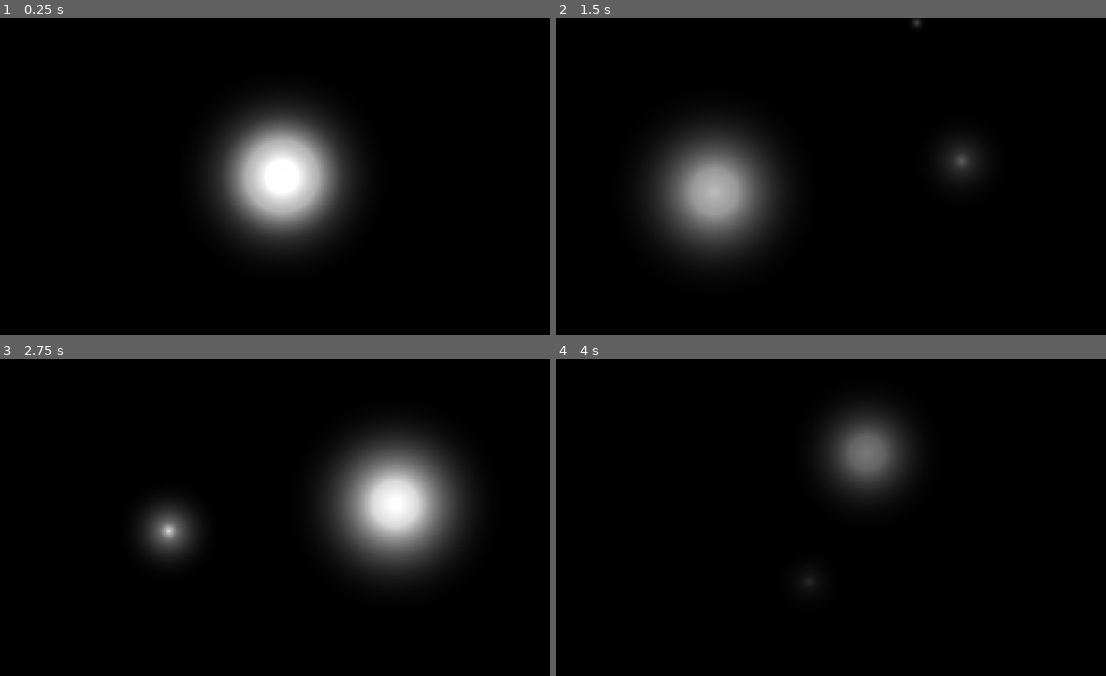
Above: before the commit, frames 1-4 (two rows, left to right).
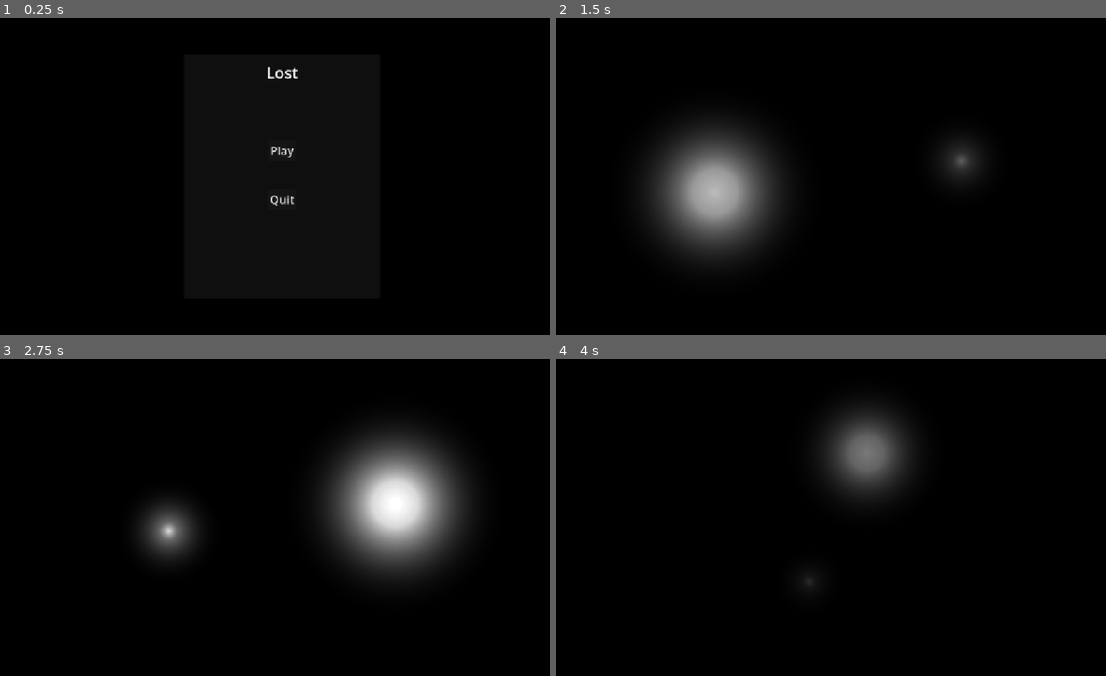
Above: after the commit, the same moments.

Repository: Auriosi/LostGame
Game: Godot game, scene res://Menu.tscn
Two runs of this game, one before a commit and one after it. Both use one fixed random seed, a clock stepped at 60 frames per second and the inputs below. Before the commit the project starts from res://Game.tscn.
Inputs (mouse positions are in pixels of both pictures, inside the frame that each line leads up to):
- Up to frame 1 (0.25 s): no input
- Up to frame 2 (1.5 s): click (836, 151) at 0.5 s, where only the run after the commit has a clickable "Play"; tap Enter at 1.25 s; move the mouse to (963, 160) at 1.27 s; hold D from 1.28 s (still down); tap Space (Conceal) at 1.35 s
- Up to frame 3 (2.75 s): move the mouse to (170, 533) at 2.02 s; release D at 2.03 s; hold S from 2.03 s (still down); tap Mouse wheel up (Zoom In) at 2.1 s
- Up to frame 4 (4 s): move the mouse to (897, 447) at 2.77 s; release S at 2.78 s; hold D 2.78-3.53 s; tap Mouse wheel down (Zoom Out) at 2.85 s; tap Space (Conceal) at 3.5, 3.6 s; move the mouse to (809, 580) at 3.52 s; hold W from 3.53 s (still down)

The runs differ from the first frame. In frame 1, 7.9% of the frame differs, in the area x 39-64%, y 15-71%; in frame 2, less than 0.1%; in frame 3, less than 0.1%; in frame 4, less than 0.1%.

Commit message:
added hate entity and main menu

Diff:
--- a/Game.tscn
+++ b/Game.tscn
@@ -1,7 +1,8 @@
 [gd_scene format=3 uid="uid://cuhpq2c2toh5n"]
 
-[ext_resource type="PackedScene" uid="uid://d0nnovlwvrq2x" path="res://Player.tscn" id="1_wbfu4"]
+[ext_resource type="PackedScene" uid="uid://d0nnovlwvrq2x" path="res://player.tscn" id="1_wbfu4"]
 [ext_resource type="PackedScene" uid="uid://cbv62wg4caqjc" path="res://Aspect.tscn" id="2_xkndl"]
+[ext_resource type="PackedScene" uid="uid://d12pqce22lfoa" path="res://hate.tscn" id="3_u44n3"]
 
 [node name="Game" type="Node2D" unique_id=803513325]
 
@@ -16,5 +17,5 @@
 [node name="Aspect2" parent="." unique_id=1473109528 instance=ExtResource("2_xkndl")]
 position = Vector2(-749, -196)
 
-[node name="Aspect3" parent="." unique_id=1102357904 instance=ExtResource("2_xkndl")]
-position = Vector2(423, -348)
+[node name="Hate" parent="." unique_id=1094046924 instance=ExtResource("3_u44n3")]
+position = Vector2(1256, -545)
--- /dev/null
+++ b/Menu.tscn
@@ -0,0 +1,71 @@
+[gd_scene format=3 uid="uid://ejxblv20w0wv"]
+
+[ext_resource type="Script" uid="uid://bbvxngvelal6s" path="res://menu.gd" id="1_uubjt"]
+
+[node name="Menu" type="Control" unique_id=2143974035]
+layout_mode = 3
+anchors_preset = 15
+anchor_right = 1.0
+anchor_bottom = 1.0
+grow_horizontal = 2
+grow_vertical = 2
+script = ExtResource("1_uubjt")
+
+[node name="Panel" type="Panel" parent="." unique_id=875838365]
+layout_mode = 1
+anchors_preset = 8
+anchor_left = 0.5
+anchor_top = 0.5
+anchor_right = 0.5
+anchor_bottom = 0.5
+offset_left = -200.0
+offset_top = -250.0
+offset_right = 200.0
+offset_bottom = 250.0
+grow_horizontal = 2
+grow_vertical = 2
+
+[node name="Label" type="Label" parent="Panel" unique_id=1798866604]
+layout_mode = 1
+anchors_preset = 5
+anchor_left = 0.5
+anchor_right = 0.5
+offset_left = -32.5
+offset_top = 15.0
+offset_right = 32.5
+offset_bottom = 60.0
+grow_horizontal = 2
+theme_override_font_sizes/font_size = 32
+text = "Lost"
+
+[node name="Play" type="Button" parent="Panel" unique_id=68354863]
+layout_mode = 1
+anchors_preset = 8
+anchor_left = 0.5
+anchor_top = 0.5
+anchor_right = 0.5
+anchor_bottom = 0.5
+offset_left = -28.0
+offset_top = -74.0
+offset_right = 28.0
+offset_bottom = -32.0
+grow_horizontal = 2
+grow_vertical = 2
+theme_override_font_sizes/font_size = 24
+text = "Play"
+
+[node name="Quit" type="Button" parent="Panel" unique_id=1352872259]
+layout_mode = 1
+anchors_preset = 8
+anchor_left = 0.5
+anchor_top = 0.5
+anchor_right = 0.5
+anchor_bottom = 0.5
+offset_left = -28.0
+offset_top = 26.0
+offset_right = 28.0
+offset_bottom = 68.0
+grow_horizontal = 2
+grow_vertical = 2
+theme_override_font_sizes/font_size = 24
+text = "Quit"
--- /dev/null
+++ b/hate.gd
@@ -0,0 +1,115 @@
+extends Node2D
+
+enum State {
+	DECOY,
+	HUNT,
+	ATTACK
+}
+
+enum ChargeState {
+	IDLE,
+	TURNING,
+	CHARGING,
+	STOPPING
+}
+
+@export var max_speed: float = 650.0
+@export var acceleration: float = 1200.0
+@export var decceleration: float = 1600.0
+@export var turn_speed: float = 1.5
+@export var charge_prep_time: float = 1.0
+@export var recharge_position_threshold: float = 500.0
+
+@onready var Light = $Light/PointLight2D
+@onready var Light_Image = $Light
+@onready var Hunt_Area2D = $HuntArea2D
+@onready var Decoy_Area2D = $DecoyArea2D
+
+var current_state := State.HUNT
+var current_charge_state := ChargeState.IDLE
+var tracked_entities: Array[Node2D] = []
+var attack_target: Node2D = null
+var current_velocity := Vector2.ZERO
+var is_charging := false
+var last_target_position := Vector2.ZERO
+
+func _ready() -> void:
+	Hunt_Area2D.area_entered.connect(hunt_on_area_2d_area_entered)
+	Hunt_Area2D.area_exited.connect(hunt_on_area_2d_area_exited)
+	Decoy_Area2D.area_entered.connect(decoy_on_area_2d_area_entered)
+
+func _physics_process(delta: float) -> void: # slower and consistent tick rate
+	match current_state:
+		State.DECOY:
+			if (tracked_entities.is_empty()):
+				current_state = State.HUNT
+				Light.set_color(Color("ffa092ff"))
+		State.HUNT:
+			if (!tracked_entities.is_empty()):
+				current_state = State.DECOY
+				Light.set_color(Color("ffffffff"))
+		State.ATTACK:
+			match current_charge_state:
+				ChargeState.CHARGING:
+					var forward := Vector2.RIGHT.rotated(rotation)
+					if is_instance_valid(attack_target):
+						var to_target := attack_target.global_position - global_position
+						if forward.dot(to_target) < 0.0: # have we overshot the target
+							current_charge_state = ChargeState.STOPPING
+							last_target_position = attack_target.global_position
+							return
+						var desired_angle := to_target.angle()
+						rotation = rotate_toward(rotation, desired_angle, turn_speed * delta)
+						forward = Vector2.RIGHT.rotated(rotation)
+					current_velocity = current_velocity.move_toward(forward * max_speed, acceleration * delta)
+					global_position += current_velocity * delta
+				ChargeState.STOPPING:
+					current_velocity = current_velocity.move_toward(Vector2.ZERO, decceleration * delta)
+					global_position += current_velocity * delta
+					if current_velocity.is_zero_approx():
+						current_charge_state = ChargeState.TURNING
+				ChargeState.TURNING:
+					var angle_to_last_pos := (last_target_position - global_position).angle()
+					rotation = rotate_toward(rotation, angle_to_last_pos, turn_speed * 2.0 * delta)
+					if absf(angle_difference(rotation, angle_to_last_pos)) < 0.05:
+						if is_instance_valid(attack_target) and (attack_target.get_name() != "Player" or (attack_target.get_name() == "Player" and !attack_target.is_concealed())):
+							var dist := attack_target.global_position.distance_to(last_target_position)
+							if dist <= recharge_position_threshold:
+								current_charge_state = ChargeState.CHARGING
+								current_velocity = Vector2.RIGHT.rotated(rotation) * 80.0
+								return
+						current_charge_state = ChargeState.IDLE # no more target or out of range
+						attack_target = null
+						last_target_position = Vector2.ZERO
+						if (tracked_entities.is_empty()):
+							current_state = State.HUNT
+							Light.set_color(Color("ffa092ff"))
+						else:
+							current_state = State.DECOY
+							Light.set_color(Color("ffffffff"))
+
+func hunt_on_area_2d_area_entered(area: Area2D):
+	tracked_entities.append(area.get_parent())
+
+func hunt_on_area_2d_area_exited(area: Area2D):
+	var index = tracked_entities.find(area.get_parent())
+	if (index != -1):
+		tracked_entities.remove_at(index)
+
+func decoy_on_area_2d_area_entered(area: Area2D):
+	if current_state == State.ATTACK:
+		return
+	if (area.get_parent() == self):
+		return
+	current_state = State.ATTACK
+	attack_target = area.get_parent()
+	current_velocity = Vector2.ZERO
+	current_charge_state = ChargeState.IDLE
+	last_target_position = attack_target.global_position
+	var tween = create_tween()
+	tween.tween_property(Light, "color", Color("9a0000ff"), charge_prep_time).set_trans(Tween.TRANS_SINE).set_ease(Tween.EASE_IN_OUT)
+	tween.finished.connect(_start_charge)
+
+func _start_charge():
+	current_charge_state = ChargeState.CHARGING
+	current_velocity = Vector2.RIGHT.rotated(rotation) * 80.0
--- /dev/null
+++ b/hate.tscn
@@ -0,0 +1,50 @@
+[gd_scene format=3 uid="uid://d12pqce22lfoa"]
+
+[ext_resource type="Script" uid="uid://dbsrwfu3oujl1" path="res://hate.gd" id="1_opcgs"]
+
+[sub_resource type="Gradient" id="Gradient_wbfu4"]
+colors = PackedColorArray(1, 1, 1, 1, 0, 0, 0, 0)
+
+[sub_resource type="GradientTexture2D" id="GradientTexture2D_ojsri"]
+gradient = SubResource("Gradient_wbfu4")
+fill = 1
+fill_from = Vector2(0.5, 0.5)
+fill_to = Vector2(0.5, 1)
+
+[sub_resource type="Gradient" id="Gradient_xkndl"]
+colors = PackedColorArray(1, 1, 1, 1, 0, 0, 0, 0)
+
+[sub_resource type="GradientTexture2D" id="GradientTexture2D_gtmlx"]
+gradient = SubResource("Gradient_xkndl")
+fill = 1
+fill_from = Vector2(0.5, 0.5)
+fill_to = Vector2(0.5, 1)
+
+[sub_resource type="CircleShape2D" id="CircleShape2D_opcgs"]
+radius = 90.0
+
+[sub_resource type="CircleShape2D" id="CircleShape2D_ojsri"]
+radius = 20.0
+
+[node name="Hate" type="Node2D" unique_id=1094046924]
+script = ExtResource("1_opcgs")
+
+[node name="Light" type="Sprite2D" parent="." unique_id=324704464]
+texture = SubResource("GradientTexture2D_ojsri")
+
+[node name="PointLight2D" type="PointLight2D" parent="Light" unique_id=651356442]
+position = Vector2(0, 4)
+color = Color(1, 0.627451, 0.57254905, 1)
+texture = SubResource("GradientTexture2D_gtmlx")
+
+[node name="HuntArea2D" type="Area2D" parent="." unique_id=2017537920]
+
+[node name="CollisionShape2D" type="CollisionShape2D" parent="HuntArea2D" unique_id=1369465337]
+position = Vector2(0, 1.245)
+shape = SubResource("CircleShape2D_opcgs")
+
+[node name="DecoyArea2D" type="Area2D" parent="." unique_id=1811089315]
+
+[node name="CollisionShape2D" type="CollisionShape2D" parent="DecoyArea2D" unique_id=796399074]
+position = Vector2(0, 1.245)
+shape = SubResource("CircleShape2D_ojsri")
--- /dev/null
+++ b/menu.gd
@@ -0,0 +1,14 @@
+extends Control
+
+@onready var PlayButton: Button = $Panel/Play
+@onready var QuitButton: Button = $Panel/Quit
+
+func _ready() -> void:
+	PlayButton.pressed.connect(on_play)
+	QuitButton.pressed.connect(on_quit)
+
+func on_play():
+	get_tree().change_scene_to_file("res://Game.tscn")
+
+func on_quit():
+	get_tree().quit()
--- a/project.godot
+++ b/project.godot
@@ -11,7 +11,7 @@
 [application]
 
 config/name="Lost"
-run/main_scene="uid://cuhpq2c2toh5n"
+run/main_scene="uid://ejxblv20w0wv"
 config/features=PackedStringArray("4.7", "Mobile")
 config/icon="res://icon.svg"
 
